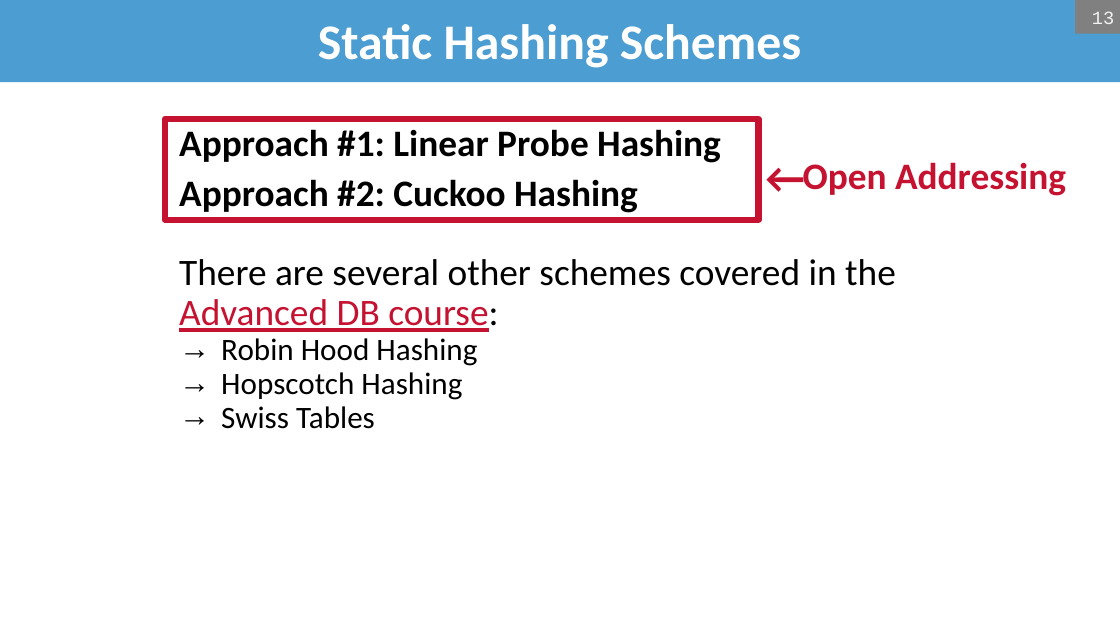
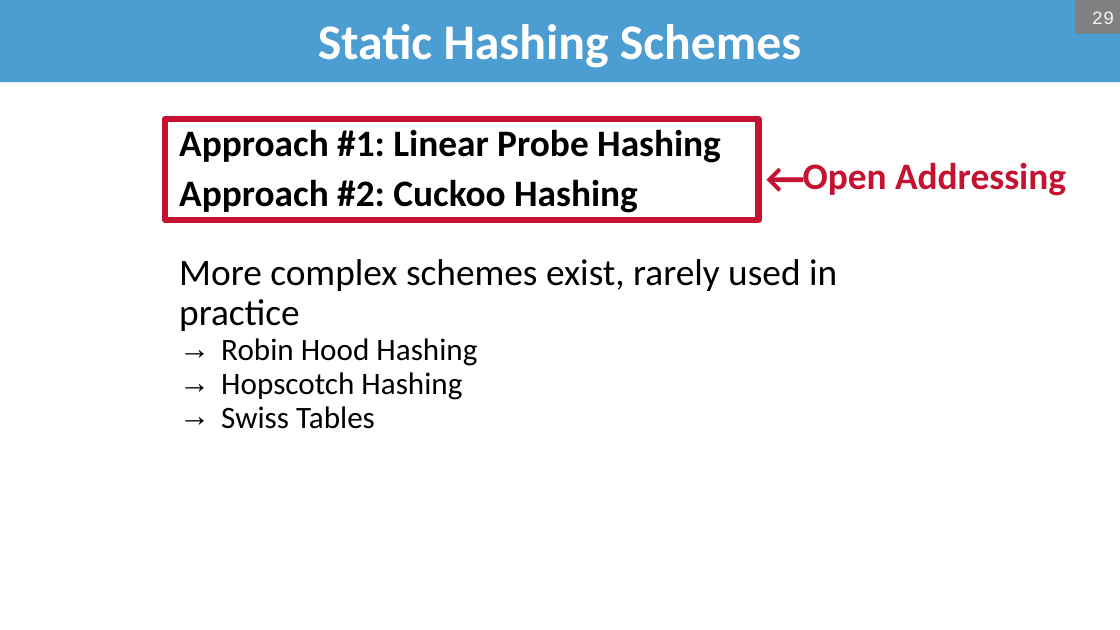
Before and after one commit to bsb20/bsb20.github.io, a slide deck: slide 29 of docs/421_f26/lectures/L09_hash_tables.pptx (slide 13 before the commit). Drawn at 1120x630 pixels with LibreOffice and Linux fonts; fonts in the diff are those of the drawing; background and template pictures are left out. Boxes give left, top, right and bottom in pixels: in the first picture for what was removed or moved away, otherwise in the second. Text is boxed around its words. In the diff, an @@ line names an element or a change of style, - is before the commit and + after.

```diff
--- a/docs/421_f26/lectures/L09_hash_tables.pptx
+++ b/docs/421_f26/lectures/L09_hash_tables.pptx
@@ page number at bbox=[1092, 11, 1114, 24]: text changed @@
-13
+29
@@ text at bbox=[179, 259, 837, 331]: text changed @@
-There are several other schemes covered in the Advanced DB course:
+More complex schemes exist, rarely used in practice
```
Also in this commit, not shown: 18 other slides changed, 21 slides added, 1 other file.
